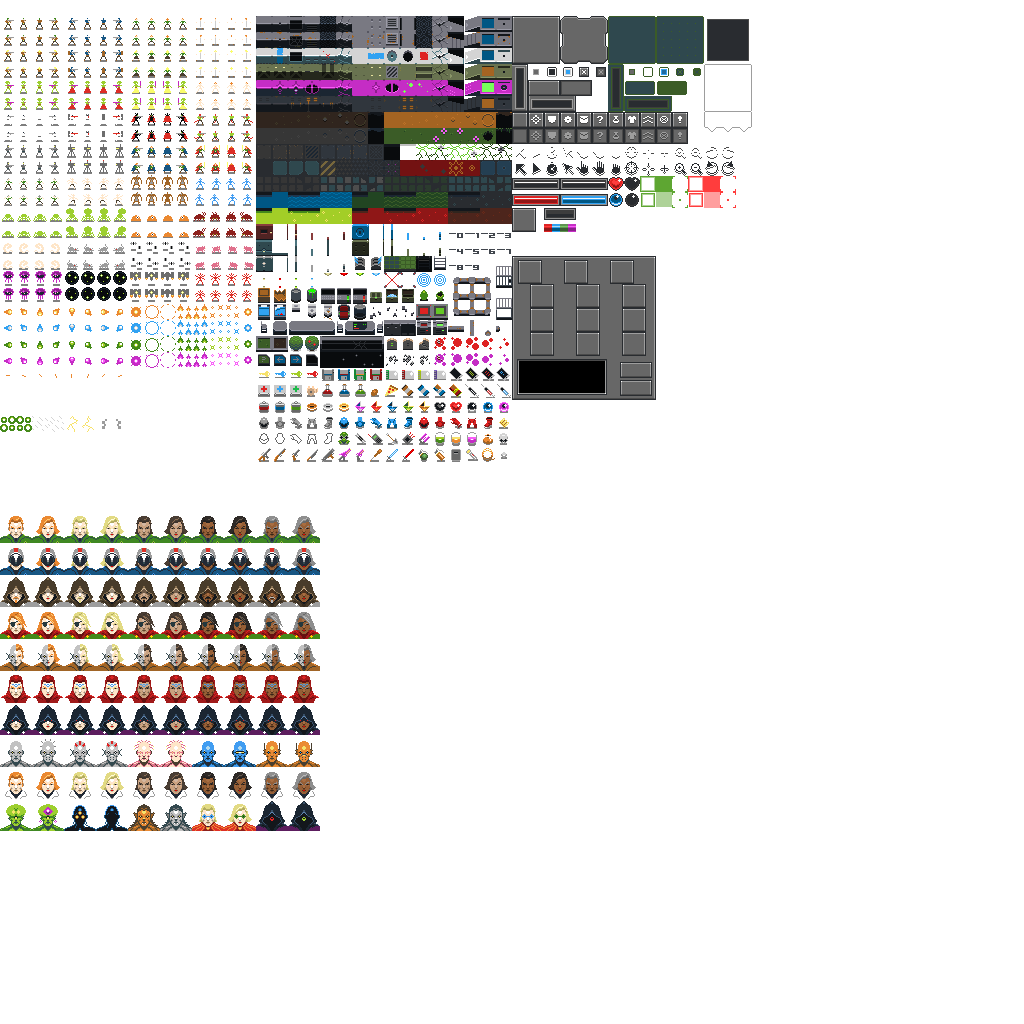
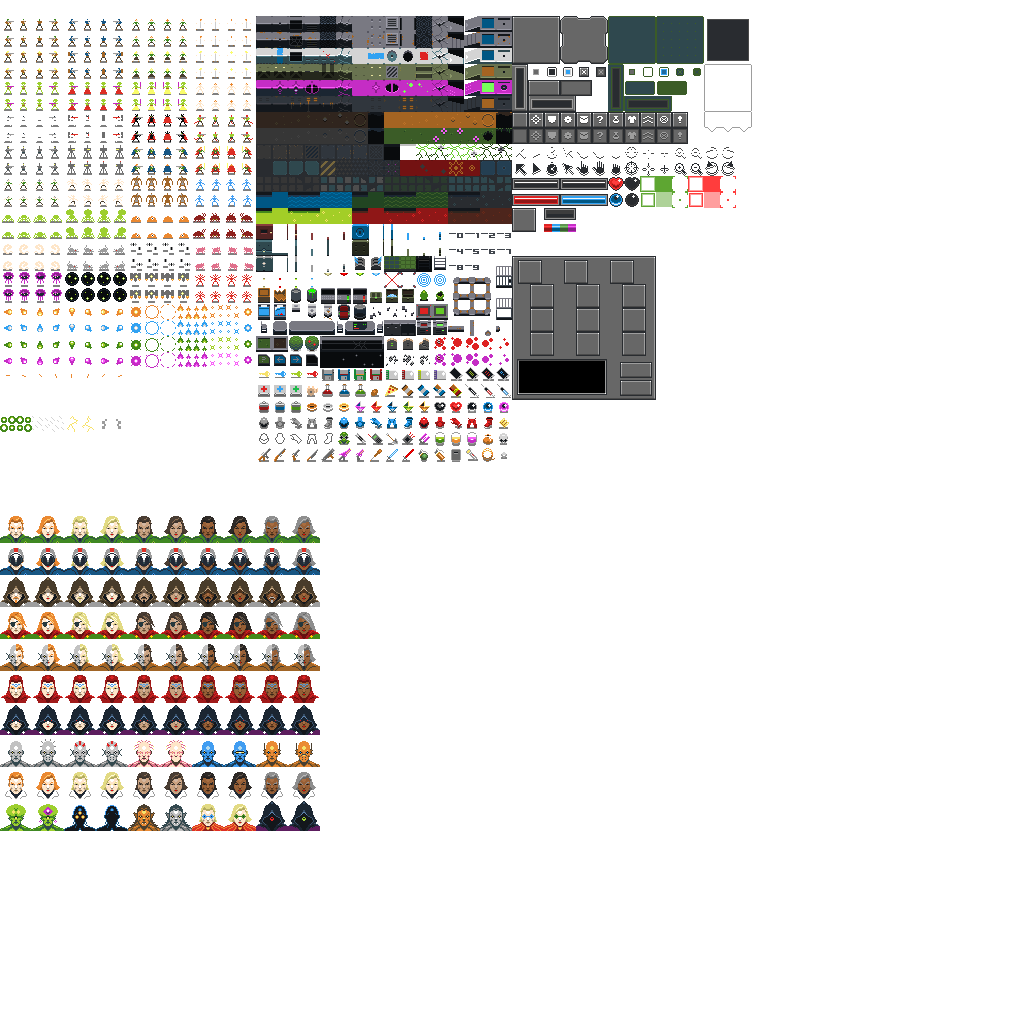
Comparing the layer stacks of the two 1024×1024 images. Changes:
painted on "graphics.png" over [left=2, top=18, right=254, bottom=303]
